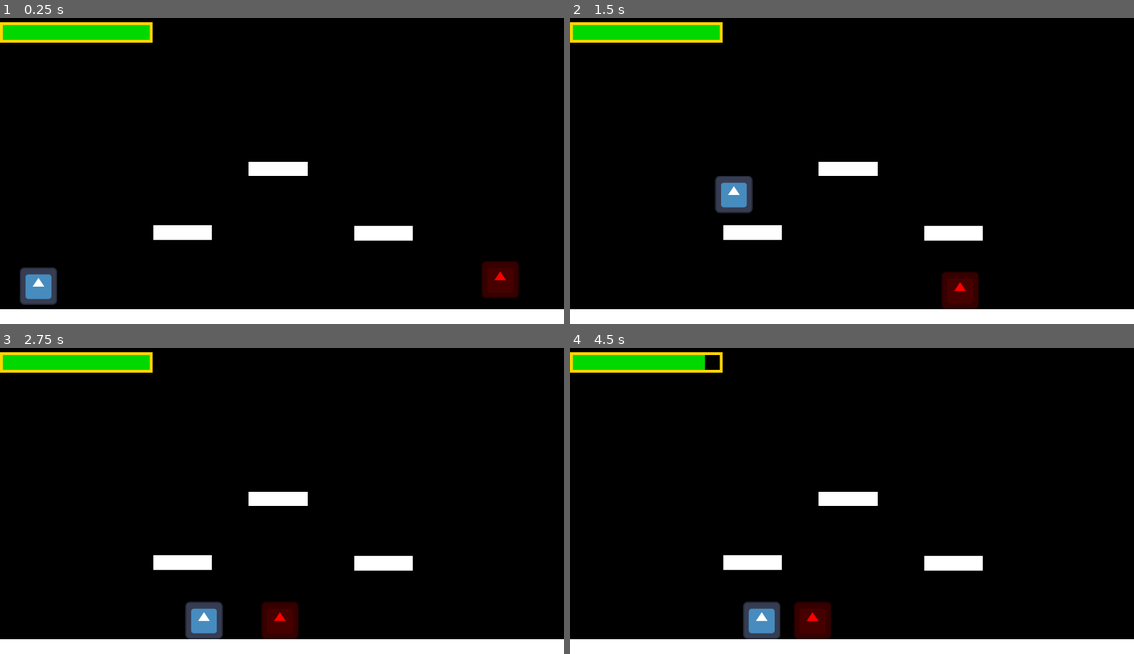
Above: before the commit, frames 1-4 (two rows, left to right).
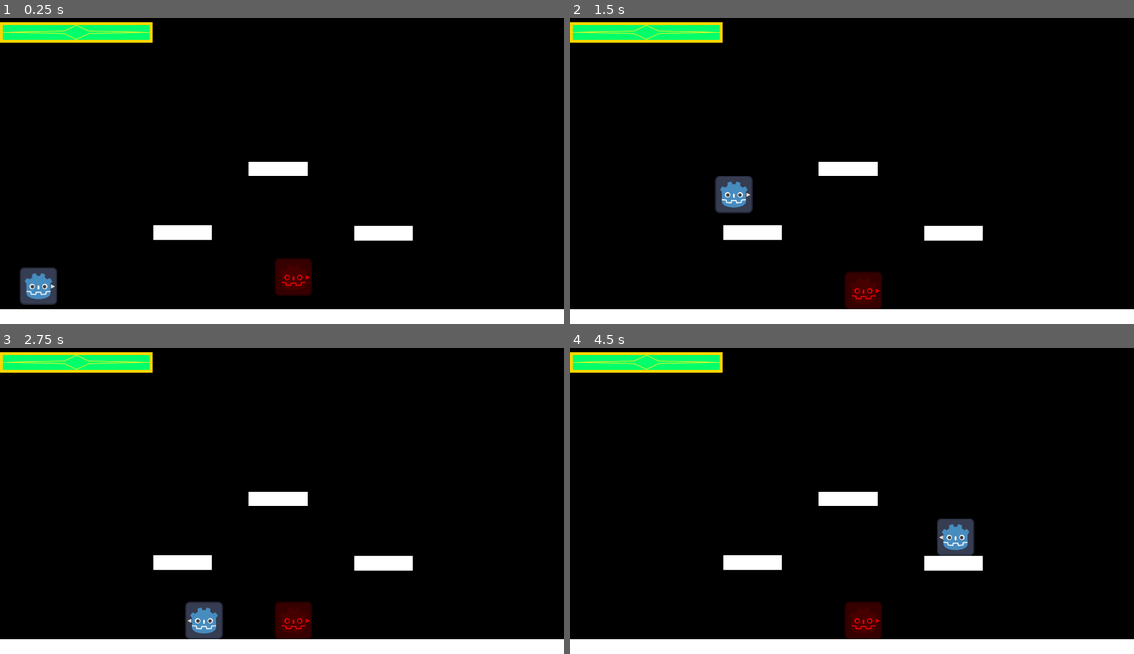
Above: after the commit, the same moments.

Repository: LukeJansen/godot-learning
Game: Godot game, scene res://scenes/levels/test.tscn
Two runs of this game, one before a commit and one after it. Both use one fixed random seed, a clock stepped at 60 frames per second and the inputs below. The engine's default icon, where the game draws it, is replaced by a stand-in: a white triangle on a blue panel in a dark square.
Inputs (mouse positions are in pixels of both pictures, inside the frame that each line leads up to):
- Up to frame 1 (0.25 s): no input
- Up to frame 2 (1.5 s): tap Enter (ui_accept) at 0.5 s; move the mouse to (976, 149) at 0.52 s; hold Right (move_right) from 0.53 s (still down); click (976, 149) at 0.6 s; tap Space (jump) at 0.77 s; move the mouse to (739, 180) at 1.27 s; click (739, 180) at 1.35 s
- Up to frame 3 (2.75 s): tap Space (jump) at 1.52 s; move the mouse to (338, 427) at 2.02 s; release Right (move_right) at 2.03 s; hold Left (move_left) from 2.03 s (still down); click (338, 427) at 2.1 s
- Up to frame 4 (4.5 s): move the mouse to (823, 559) at 2.77 s; release Left (move_left) at 2.78 s; hold Right (move_right) 2.78-4.28 s; click (823, 559) at 2.85 s; tap Space (jump) at 3.02, 3.77 s; move the mouse to (1021, 543) at 3.52 s; click (1021, 543) at 3.6 s; move the mouse to (682, 448) at 4.27 s; hold Left (move_left) from 4.28 s (still down); click (682, 448) at 4.35 s

The runs differ from the first frame. In frame 1, 3.0% of the frame differs, in the area x 0-92%, y 2-92%; in frame 2, 3.0%; in frame 3, 2.1%; in frame 4, 4.5%, in the area x 0-72%, y 2-96%.

Commit message:
Attack hitbox added to Player

Diff:
--- a/project.godot
+++ b/project.godot
@@ -47,3 +47,8 @@
 "events": [Object(InputEventKey,"resource_local_to_scene":false,"resource_name":"","device":-1,"window_id":0,"alt_pressed":false,"shift_pressed":false,"ctrl_pressed":false,"meta_pressed":false,"pressed":false,"keycode":0,"physical_keycode":32,"key_label":0,"unicode":32,"echo":false,"script":null)
 ]
 }
+attack={
+"deadzone": 0.5,
+"events": [Object(InputEventMouseButton,"resource_local_to_scene":false,"resource_name":"","device":-1,"window_id":0,"alt_pressed":false,"shift_pressed":false,"ctrl_pressed":false,"meta_pressed":false,"button_mask":1,"position":Vector2(71, 6),"global_position":Vector2(75, 49),"factor":1.0,"button_index":1,"canceled":false,"pressed":true,"double_click":false,"script":null)
+]
+}
--- a/scenes/characters/enemy.tscn
+++ b/scenes/characters/enemy.tscn
@@ -1,7 +1,7 @@
 [gd_scene load_steps=4 format=3 uid="uid://sx2iuqt4j4ck"]
 
 [ext_resource type="Script" path="res://scripts/enemy.gd" id="1_fh45b"]
-[ext_resource type="Texture2D" uid="uid://chhjougair7jr" path="res://icon.svg" id="1_qmrxk"]
+[ext_resource type="Texture2D" uid="uid://bxro4ncbkakh1" path="res://sprites/test.svg" id="2_s8nwv"]
 
 [sub_resource type="RectangleShape2D" id="RectangleShape2D_paegn"]
 size = Vector2(128, 128)
@@ -15,4 +15,4 @@
 
 [node name="Icon" type="Sprite2D" parent="."]
 modulate = Color(1, 0, 0, 1)
-texture = ExtResource("1_qmrxk")
+texture = ExtResource("2_s8nwv")
--- a/scenes/characters/player.tscn
+++ b/scenes/characters/player.tscn
@@ -1,13 +1,15 @@
-[gd_scene load_steps=4 format=3 uid="uid://bex3ue5pcv1bq"]
+[gd_scene load_steps=5 format=3 uid="uid://bex3ue5pcv1bq"]
 
 [ext_resource type="Script" path="res://scripts/player.gd" id="1_e06j1"]
-[ext_resource type="Texture2D" uid="uid://chhjougair7jr" path="res://icon.svg" id="2_0vcfv"]
+[ext_resource type="Texture2D" uid="uid://bxro4ncbkakh1" path="res://sprites/test.svg" id="2_jn2f4"]
 
 [sub_resource type="RectangleShape2D" id="RectangleShape2D_oecfx"]
 size = Vector2(128, 128)
 
+[sub_resource type="RectangleShape2D" id="RectangleShape2D_dpa6a"]
+size = Vector2(100, 128)
+
 [node name="Player" type="CharacterBody2D"]
-position = Vector2(568, 388)
 script = ExtResource("1_e06j1")
 metadata/_edit_group_ = true
 
@@ -15,4 +17,10 @@
 shape = SubResource("RectangleShape2D_oecfx")
 
 [node name="Icon" type="Sprite2D" parent="."]
-texture = ExtResource("2_0vcfv")
+texture = ExtResource("2_jn2f4")
+
+[node name="AttackArea" type="Area2D" parent="."]
+
+[node name="CollisionShape2D" type="CollisionShape2D" parent="AttackArea"]
+position = Vector2(114, 0)
+shape = SubResource("RectangleShape2D_dpa6a")
--- a/scenes/levels/test.tscn
+++ b/scenes/levels/test.tscn
@@ -54,6 +54,6 @@
 JUMP_HEIGHT = 800.0
 
 [node name="Enemy" parent="." instance=ExtResource("3_xdgat")]
-position = Vector2(1778, 896)
+position = Vector2(999, 887)
 
 [connection signal="healthChange" from="Player" to="HUD" method="_on_player_health_change"]
--- a/scenes/ui/hud.tscn
+++ b/scenes/ui/hud.tscn
@@ -1,6 +1,7 @@
-[gd_scene load_steps=3 format=3 uid="uid://46gpok0t8spc"]
+[gd_scene load_steps=4 format=3 uid="uid://46gpok0t8spc"]
 
 [ext_resource type="Script" path="res://scripts/hud.gd" id="1_1j33r"]
+[ext_resource type="Texture2D" uid="uid://ymcct0ptn1xt" path="res://sprites/healthBar.png" id="2_yd86n"]
 
 [sub_resource type="StyleBoxFlat" id="StyleBoxFlat_55t3f"]
 draw_center = false
@@ -21,12 +22,15 @@
 offset_bottom = 120.0
 theme_override_styles/panel = SubResource("StyleBoxFlat_55t3f")
 
-[node name="HealthBar" type="ColorRect" parent="CanvasLayer/HealthContainer"]
+[node name="HealthBar" type="TextureRect" parent="CanvasLayer/HealthContainer"]
+layout_mode = 0
 offset_left = 10.0
 offset_top = 10.0
 offset_right = 510.0
 offset_bottom = 60.0
-color = Color(0, 0.847765, 0, 1)
+texture = ExtResource("2_yd86n")
+expand_mode = 1
+stretch_mode = 1
 
 [node name="HealthDamage" type="ColorRect" parent="CanvasLayer/HealthContainer/HealthBar"]
 layout_mode = 0
--- a/scripts/enemy.gd
+++ b/scripts/enemy.gd
@@ -27,6 +27,7 @@
 
 	var playerLocation = player.position
 	var direction = playerLocation.x - position.x
+	direction = 0
 
 	if direction >= 5:
 		velocity.x = SPEED
@@ -34,6 +35,8 @@
 		velocity.x = -SPEED
 	else:
 		velocity.x = 0
+
+	$Icon.flip_h = velocity.x < 0
 
 	move_and_slide()
 
--- a/scripts/hud.gd
+++ b/scripts/hud.gd
@@ -20,8 +20,6 @@
 	var previousHealth = currentHealth
 	currentHealth = health
 
-	print(healthDamage.size)
-
 	var targetSize = maxSize * (currentHealth / maxHealth)
 	healthDamage.position.x = targetSize
 	healthDamage.size.x = maxSize * ((previousHealth - currentHealth)/maxHealth)
--- a/scripts/player.gd
+++ b/scripts/player.gd
@@ -2,16 +2,32 @@
 
 signal healthChange(health)
 
-var health = 10
-
 @export var SPEED = 300.0
 @export var JUMP_HEIGHT = 400.0
+@export var ATTACK_COOLDOWN = 1
+
+var health = 10
+var attackRange = 100
 
 # Get the gravity from the project settings to be synced with RigidBody nodes.
 var gravity = ProjectSettings.get_setting("physics/2d/default_gravity")
 
 func _ready():
+	# Emit Starting Health
 	healthChange.emit(health)
+
+	# Resize Attack Hit Box
+	var playerSize = $Icon.get_rect().size
+	var attackArea = get_node("AttackArea/CollisionShape2D")
+	attackArea.shape.size.y = playerSize.y
+	attackArea.shape.size.x = attackRange
+	attackArea.position.x = (playerSize.x / 2) + (attackArea.shape.size.x / 2) + 1
+
+
+func _process(delta):
+	if Input.is_action_just_pressed("attack"):
+		print($AttackArea.get_overlapping_bodies())
+
 
 func _physics_process(delta):
 
@@ -30,6 +46,11 @@
 	else:
 		velocity.x = move_toward(velocity.x, 0, SPEED)
 
+	if Input.is_action_just_pressed("move_left"):
+		$Icon.flip_h = true
+	if Input.is_action_just_pressed("move_right"):
+		$Icon.flip_h = false
+
 	move_and_slide()
 
 func takeDamage(damage):
--- /dev/null
+++ b/sprites/test.svg
@@ -0,0 +1,18 @@
+<?xml version="1.0" encoding="utf-8"?>
+<svg viewBox="0 0 128 128" xmlns="http://www.w3.org/2000/svg" xmlns:bx="https://boxy-svg.com">
+  <rect x="2" y="2" width="124" height="124" rx="14" fill="#363d52" stroke="#212532" stroke-width="4"/>
+  <g transform="matrix(0.10100000351667404, 0, 0, 0.10100000351667404, 12.322000503540053, 12.322000503540046)">
+    <g fill="#fff">
+      <path d="M105 673v33q407 354 814 0v-33z"/>
+      <path fill="#478cbf" d="m105 673 152 14q12 1 15 14l4 67 132 10 8-61q2-11 15-15h162q13 4 15 15l8 61 132-10 4-67q3-13 15-14l152-14V427q30-39 56-81-35-59-83-108-43 20-82 47-40-37-88-64 7-51 8-102-59-28-123-42-26 43-46 89-49-7-98 0-20-46-46-89-64 14-123 42 1 51 8 102-48 27-88 64-39-27-82-47-48 49-83 108 26 42 56 81zm0 33v39c0 276 813 276 813 0v-39l-134 12-5 69q-2 10-14 13l-162 11q-12 0-16-11l-10-65H447l-10 65q-4 11-16 11l-162-11q-12-3-14-13l-5-69z"/>
+      <path d="M483 600c3 34 55 34 58 0v-86c-3-34-55-34-58 0z"/>
+      <circle cx="725" cy="526" r="90"/>
+      <circle cx="299" cy="526" r="90"/>
+    </g>
+    <g fill="#414042">
+      <circle cx="307" cy="532" r="60"/>
+      <circle cx="717" cy="532" r="60"/>
+    </g>
+  </g>
+  <path d="M 105.668 63.216 H 105.668 L 105.668 56.801 L 122.776 65.355 L 105.668 73.909 L 105.668 67.493 H 105.668 V 63.216 Z" style="fill: rgb(216, 216, 216); stroke: rgb(0, 0, 0);" bx:shape="arrow 105.668 56.801 17.108 17.108 4.277 17.108 0 1@ea4b91da"/>
+</svg>
Binary file added: sprites/healthBar.png
Not shown, added: sprites/healthBar.png.import
Not shown, added: sprites/test.svg.import
